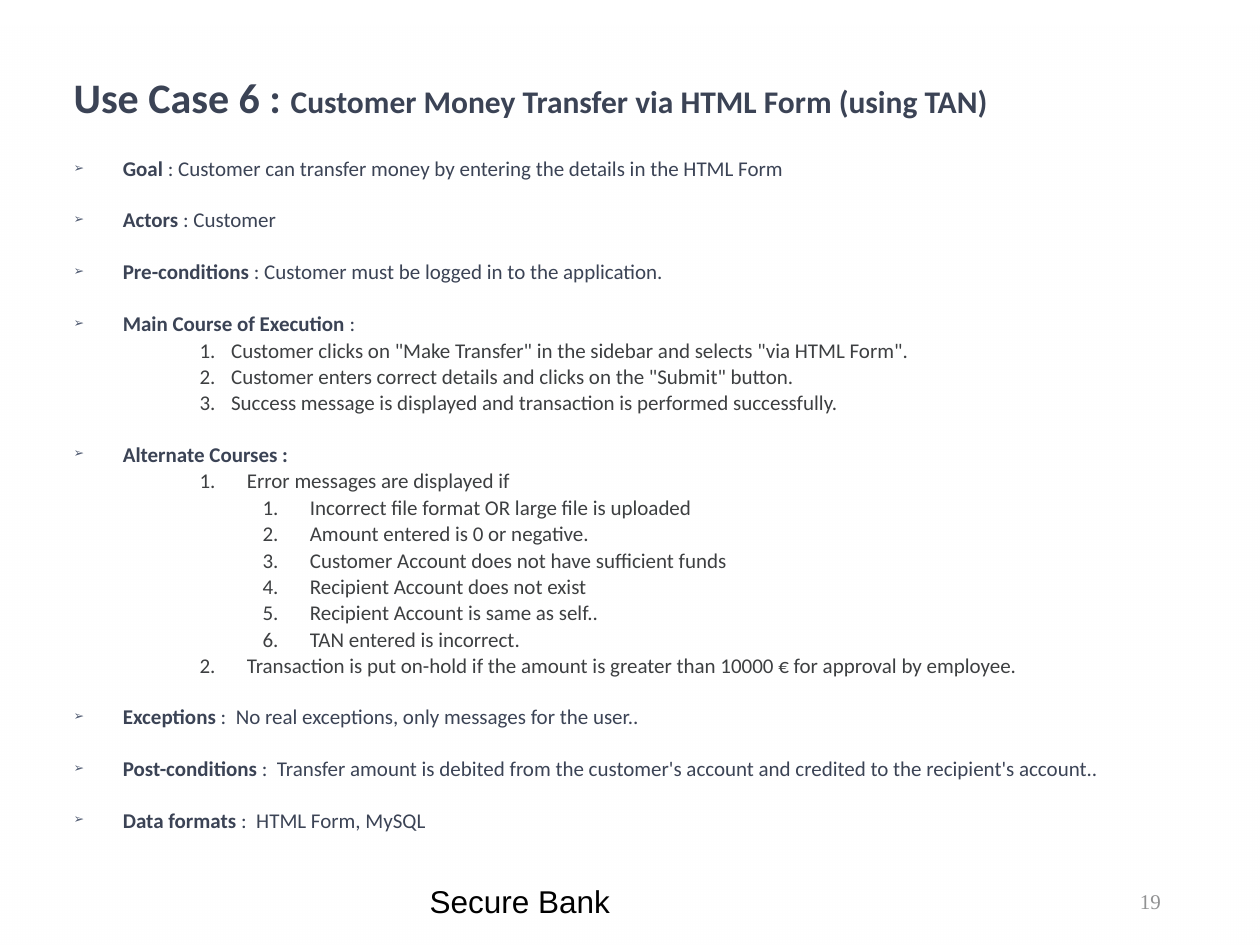
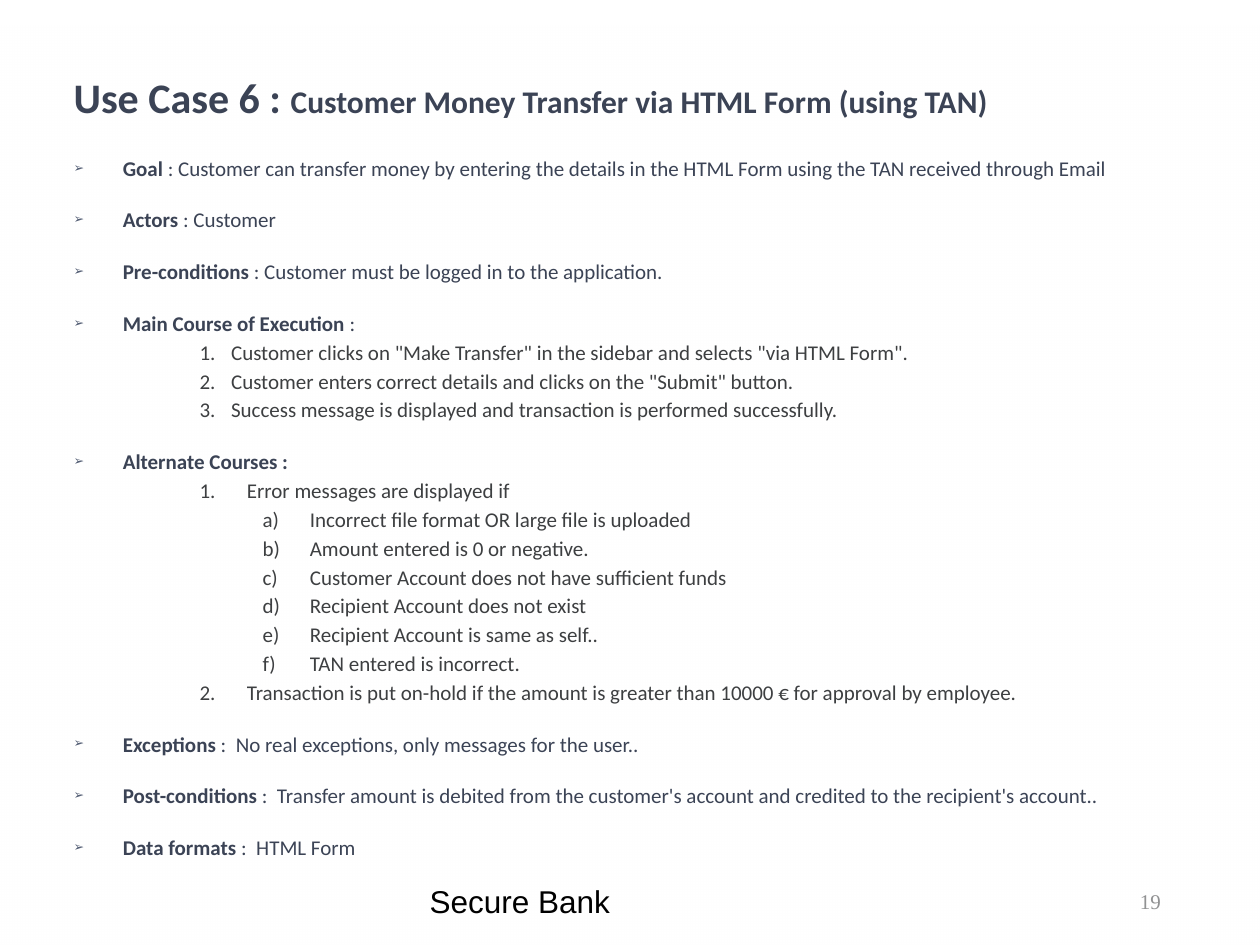
Before and after one commit to kwuerl/secure-coding-team-8, a slide deck: slide 19 of presentations/Phase3.ppt. Drawn at 1260x945 pixels with LibreOffice and Linux fonts; fonts in the diff are those of the drawing; background and template pictures are left out. Boxes give left, top, right and bottom in pixels: in the first picture for what was removed or moved away, otherwise in the second. Text is boxed around its words. In the diff, an @@ line names an element or a change of style, - is before the commit and + after.

```diff
--- a/presentations/Phase3.ppt
+++ b/presentations/Phase3.ppt
@@ text at bbox=[123, 161, 1106, 180]: text changed @@
-➢ Goal : Customer can transfer money by entering the details in the HTML Form
+➢ Goal : Customer can transfer money by entering the details in the HTML Form using the TAN received through Email
@@ text at bbox=[231, 345, 1016, 704]: line spacing 0.7 to 0.8; bullet 1. to a) @@
@@ text at bbox=[123, 840, 355, 855]: text changed; bold on @@
-➢ Data formats : HTML Form, MySQL
+➢ Data formats : HTML Form
```
Also in this commit, not shown: 10 other slides changed, 3 slides added.
